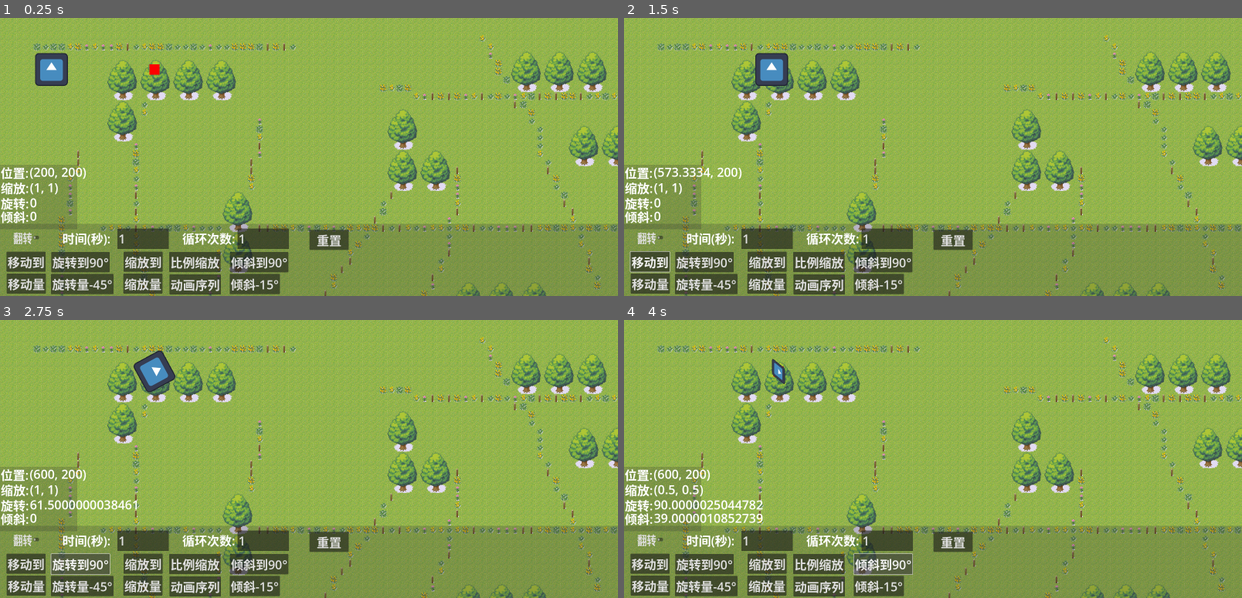
Above: before the commit, frames 1-4 (two rows, left to right).
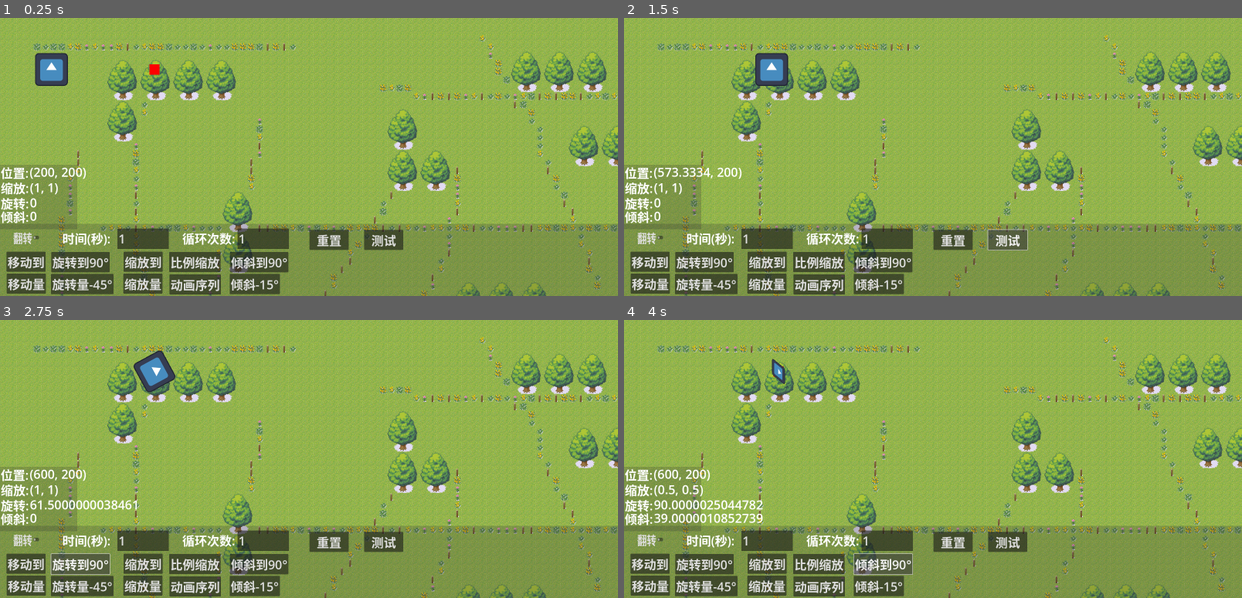
Above: after the commit, the same moments.

Repository: GCCH2023/Dice-By-Godot
Game: Godot game, scene res://场景/AnimationScene.tscn
Same seed, same stepped clock (60 frames per second), same inputs: the game is played once before the commit and once after it. This scene is started directly instead of the project's main scene. The engine's default icon, where the game draws it, is replaced by a stand-in: a white triangle on a blue panel in a dark square.
Inputs (mouse positions are in pixels of both pictures, inside the frame that each line leads up to):
- Up to frame 1 (0.25 s): no input
- Up to frame 2 (1.5 s): click "移动到" at 0.5 s; click (1007, 240) at 1.25 s, where only the run after the commit has a clickable "测试"
- Up to frame 3 (2.75 s): click "旋转到90°" at 2 s
- Up to frame 4 (4 s): click "缩放到" at 2.75 s; click "倾斜到90°" at 3.5 s

The runs differ from the first frame. In frame 1, 0.5% of the frame differs, in the area x 58-66%, y 76-84%; in frame 2, 0.6%, in the area x 0-66%, y 75-92%; in frame 3, 0.5%; in frame 4, 0.5%.

Commit message:
将要优化AnimationManager的实现

Diff:
--- a/场景/AnimationScene.gd
+++ b/场景/AnimationScene.gd
@@ -85,3 +85,7 @@
 func _on_skey_by_pressed():
 	# 倾斜变化量角度
 	AnimationManager.skew_by($Sprite2D, -15, get_duration(), get_flip(), get_loop_count())
+
+
+func _on_test_pressed():
+	$Sprite2D.set("position", Vector2(500, 500))
--- a/场景/AnimationScene.tscn
+++ b/场景/AnimationScene.tscn
@@ -147,6 +147,16 @@
 text = "重置
 "
 
+[node name="Test" type="Button" parent="CanvasLayer/ColorRect"]
+layout_mode = 0
+offset_left = 1414.0
+offset_top = 23.0
+offset_right = 1566.0
+offset_bottom = 98.0
+theme_override_font_sizes/font_size = 48
+text = "测试
+"
+
 [node name="DurationLabel" type="Label" parent="CanvasLayer/ColorRect"]
 layout_mode = 0
 offset_left = 242.0
@@ -287,6 +297,7 @@
 "
 
 [connection signal="pressed" from="CanvasLayer/ColorRect/ResetButton" to="." method="_on_reset_button_pressed"]
+[connection signal="pressed" from="CanvasLayer/ColorRect/Test" to="." method="_on_test_pressed"]
 [connection signal="pressed" from="CanvasLayer/ColorRect/Move/Button" to="." method="_on_move_to_pressed"]
 [connection signal="pressed" from="CanvasLayer/ColorRect/Move/Button2" to="." method="_on_move_by_pressed"]
 [connection signal="pressed" from="CanvasLayer/ColorRect/Rotate/Button" to="." method="_on_rotate_to_pressed"]
--- a/脚本/AnimationManager.gd
+++ b/脚本/AnimationManager.gd
@@ -56,9 +56,12 @@
 
 	# 处理动画细节
 	func process(delta:float):
-		change(delta)
+		# 计算插值因子（0到1之间）
+		var t = clamp(timer / duration, 0, 1) # 限制在0到1之间
+		change(t)
 
 	# 播放完一次动画之后调用, 接下来将开始下一轮循环或播放翻转动画
+	# 根据 is_flipping 的值来判断是要播放翻转动画还是要播放下一轮循环
 	func before_next():
 		pass
 
@@ -96,6 +99,22 @@
 				reset()
 			before_next()
 
+	# 使用物体的当前属性来更新动画的值
+	# 动画的值是在构造时就确定的, 如果同时创建同步两个动画
+	# 就需要在一个动画完成时, 用物体的当前属性来修改后面那个动画的值
+	# 使用固定值的动画不更新也没问题, 但是使用相对值的动画就需要更新了
+	func update_property():
+		pass
+
+	# 获取动画对象的副本
+	func clone()->GCAnimation:
+		return GCAnimation.new(node, duration, is_flip, loop_count)
+
+	# 翻转动画对象
+	# 用于创建一个动画的翻转动画
+	func flip():
+		pass
+
 # 目标值动画
 # change 中 time 是从动画开始经过的时间与duration的比值, 属于[0, 1]
 class TargetAnimation extends GCAnimation:
@@ -108,12 +127,14 @@
 		self.origin = origin
 		self.target = target
 
-	# 处理动画细节
-	func process(delta:float):
-		# 计算插值因子（0到1之间）
-		var t = timer / duration
-		t = clamp(t, 0, 1) # 限制在0到1之间
-		change(t)
+	# 目标动画的翻转就是将起点和终点对调
+	func flip():
+		var temp = origin
+		origin = target
+		target = temp
+
+	func clone()->GCAnimation:
+		return TargetAnimation.new(node, origin, target, duration, is_flip, loop_count)
 
 # 变化量动画
 class DeltaAnimation extends GCAnimation:
@@ -125,6 +146,14 @@
 
 		self.origin = origin
 		self.delta = delta
+
+	# 变化量动画动画的翻转对象麻烦一点, 起点变为当前值, 变化量变为变化量的相反值
+	func flip():
+		delta = -delta
+		update_property()
+
+	func clone()->GCAnimation:
+		return DeltaAnimation.new(node, origin, delta, duration, is_flip, loop_count)
 
 # 动画链表
 var head : GCAnimation = null
@@ -164,6 +193,11 @@
 		# 使用插值因子来计算角色当前位置, 更新角色位置
 		node.position = lerp(origin, target, time)
 
+	func update_property():
+		origin = node.position
+
+	func clone():
+		return MoveTo.new(node, target, duration, is_flip, loop_count)
 
 # 移动节点的动画
 class MoveBy extends DeltaAnimation:
@@ -171,11 +205,15 @@
 	func _init(node:Node2D, delta:Vector2, duration:float=1, is_flip:bool=false, loop_count:int=1):
 		super._init(node, node.position, delta, duration, is_flip, loop_count)
 
-	func change(time:float):
-		if is_flipping:
-			node.position = node.position - delta * time
-		else:
-			node.position = node.position + delta * time
+
+	func change(time:float):
+		node.position = lerp(origin, origin + delta, time)
+
+	func update_property():
+		origin = node.position
+
+	func clone():
+		return MoveTo.new(node, delta, duration, is_flip, loop_count)
 
 # 旋转节点到目标角度的动画
 class RotateTo extends TargetAnimation:
@@ -184,8 +222,10 @@
 		super._init(node, node.rotation, deg_to_rad(target), duration, is_flip, loop_count)
 
 	func change(time:float):
-		print(origin, target, time)
 		node.rotation = lerp(origin, target, time)
+
+	func update_property():
+		origin = node.rotation
 
 # 旋转节点的一个bug, 还挺有趣的, 保留下来
 class RotateToBug1 extends RotateTo:
@@ -193,6 +233,9 @@
 	func change(time:float):
 		node.rotate(lerp(origin, target, time))
 
+	func update_property():
+		origin = node.rotation
+
 # 旋转节点一个变化量的动画
 class RotateBy extends DeltaAnimation:
 
@@ -200,10 +243,10 @@
 		super._init(node, node.rotation, deg_to_rad(degree), duration, is_flip, loop_count)
 
 	func change(time:float):
-		if is_flipping:
-			node.rotation -= delta * time
-		else:
-			node.rotation += delta * time
+		node.rotation = lerp(origin, origin + delta, time)
+
+	func update_property():
+			origin = node.rotation
 
 # 缩放节点到目标值的动画
 class ScaleTo extends  TargetAnimation:
@@ -213,6 +256,9 @@
 
 	func change(time:float):
 		node.scale = lerp(origin, target, time)
+
+	func update_property():
+		origin = node.scale
 
 # 按变化量缩放节点
 # 比如初始缩放为(1.5, 1.5), delta为(-0.5, -0.5), 则第1次播放动画, 缩放变为(1.0, 1.0)
@@ -222,31 +268,32 @@
 		super._init(node, node.scale, delta, duration, is_flip, loop_count)
 
 	func change(time:float):
-		if is_flipping:
-			node.scale -= delta * time
-		else:
-			node.scale += delta * time
+		node.scale = lerp(origin, origin + delta, time)
 		if node.scale.x <= 0 || node.scale.y <= 0:
 			on_finished()
+
+	func update_property():
+		origin = node.scale
 
 # 按比例缩放节点
 # 比如初始缩放为(1.5, 1.5), delta为(0.5, 0.5), 则第1次播放动画, 缩放变为(0.75, 0.75)
 # 再播放一次动画缩放变为(0.375, 0375)
 # !!!target 被当作 变化量来使用
-class ScaleRatio extends  TargetAnimation:
+class ScaleRatio extends DeltaAnimation:
 	var end : Vector2
 
 	func _init(node:Node2D, delta:Vector2, duration:float=1, is_flip:bool=false, loop_count:int=1):
 		super._init(node, node.scale, delta, duration, is_flip, loop_count)
 		self.end = self.origin * delta
 
-	func change(time:float):
-		node.scale = lerp(origin, end, time)
-
-	func before_next():
-		if !is_flipping:
-			origin = node.scale
-			end = origin * target
+	# func change(time:float):
+	# 	node.scale = lerp(origin, end, time)
+
+	func change(time:float):
+		node.scale = lerp(origin, origin * delta, time)
+
+	func update_property():
+		origin = node.scale
 
 # 倾斜节点一个变化量的动画
 class SkewBy extends DeltaAnimation:
@@ -255,10 +302,10 @@
 		super._init(node, node.skew, deg_to_rad(degree), duration, is_flip, loop_count)
 
 	func change(time:float):
-		if is_flipping:
-			node.skew -= delta * time
-		else:
-			node.skew += delta * time
+		node.skew = lerp(origin, origin + delta, time)
+
+	func update_property():
+		origin = node.skew
 
 # 倾斜节点到目标值的动画
 class SkewTo extends TargetAnimation:
@@ -269,36 +316,75 @@
 	func change(time:float):
 		node.skew = lerp(origin, target, time)
 
+	func update_property():
+			origin = node.skew
+
 
 # 序列动画, 可以容纳多个动画, 这些动画依次播放
 class SequenceAnimation extends GCAnimation:
-	var anims : Array
-	var current : GCAnimation
-	var index : int
+	var anims		# 当前播放的动画序列, 指向normal_anims或flip_anims
+	var current : GCAnimation		# 当前播放的动画
+	var index : int			# 当前播放的动画在当前序列中的索引
+	var normal_anims : Array		# 正向播放的动画序列
+	var flip_anims : Array		# 反向播放的动画序列
 
 	func _init(anims:Array, is_flip:bool=false, loop_count:int=1):
 		super._init(null, 0, is_flip, loop_count)
-		self.anims = anims
-		self.index = 0
-		next_animation()
+		self.normal_anims = anims
+		gen_flip_anims()
+		is_flipping = true
+		before_next()
+
+	# 生成翻转动画数组
+	func gen_flip_anims():
+		if !is_flip:
+			return
+		for anim in normal_anims:
+			var flip_anim = anim.duplicate()
+			print(flip_anim)
+			flip_anims.append(flip_anim)
 
 	func next_animation():
 		current = anims[index]
 		current.reset()
+		current.update_property()
 		#current.finished.connect(on_anim_finished)
+
+	func before_next():
+		if is_flipping:
+			anims = flip_anims
+		else:
+			anims = normal_anims
+		index = 0
+		next_animation()
+
+	# 播放翻转动画, 返回是否成功播放
+	func flip()->bool:
+		if !is_flip:		# 不要翻转就不播放
+			return false
+		if is_flipping:		# 翻转动画播放完毕的话, 就下一次循环
+			return false
+
+		# 正向动画播放完毕的话, 就播放翻转动画
+		is_flipping = true
+		before_next()
+		return true
 
 	# delta 是 _process 的参数
 	func update(delta:float):
 		current.update(delta)
-		if current.is_finished:
-			if index + 1 >= anims.size():
-				if loop_count <= 1:
+		if current.is_finished:		# 播放完毕一个动画后
+			if index + 1 >= anims.size():	# 如果是最后一个动画
+				if flip():
+					return
+				if iterator + 1 < loop_count:	# 还需要继续循环
+					iterator += 1
+					is_flipping = false
+					before_next()
+				else:
 					on_finished()
-				else:
-					loop_count -= 1
-					index = 0
-					next_animation()
 			else:
+				# 对动画序列来说, 一组动画算是一次动画, 所以不调用before_next
 				index += 1
 				next_animation()
 
